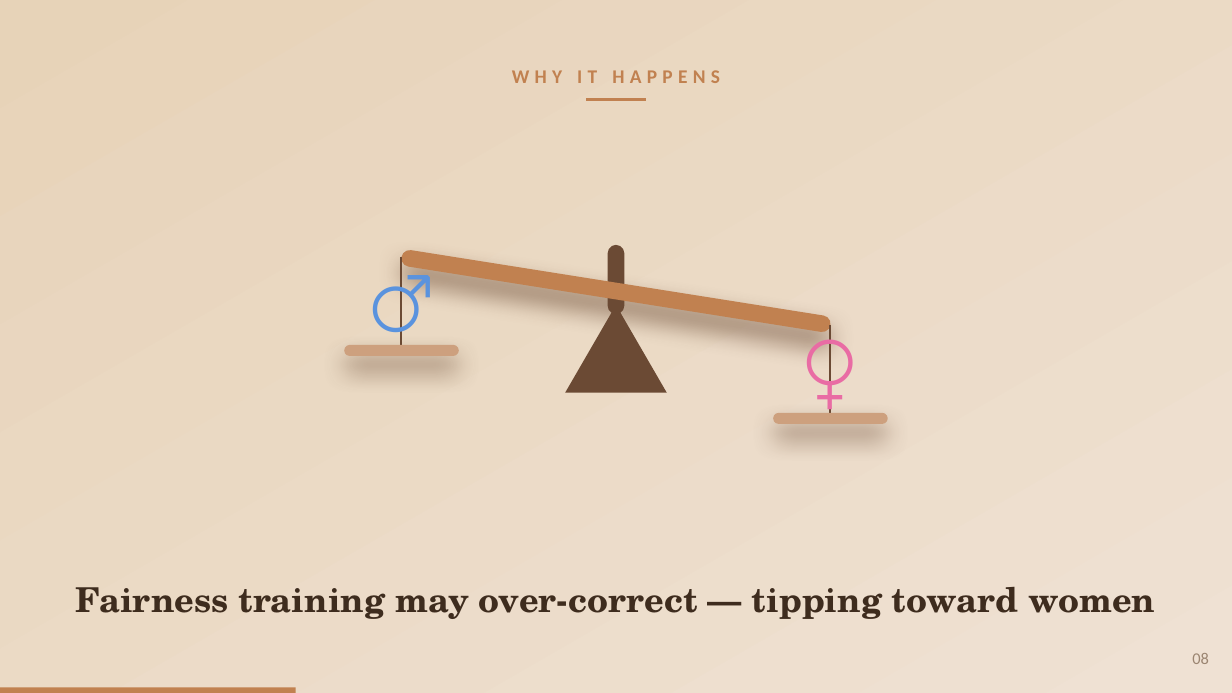
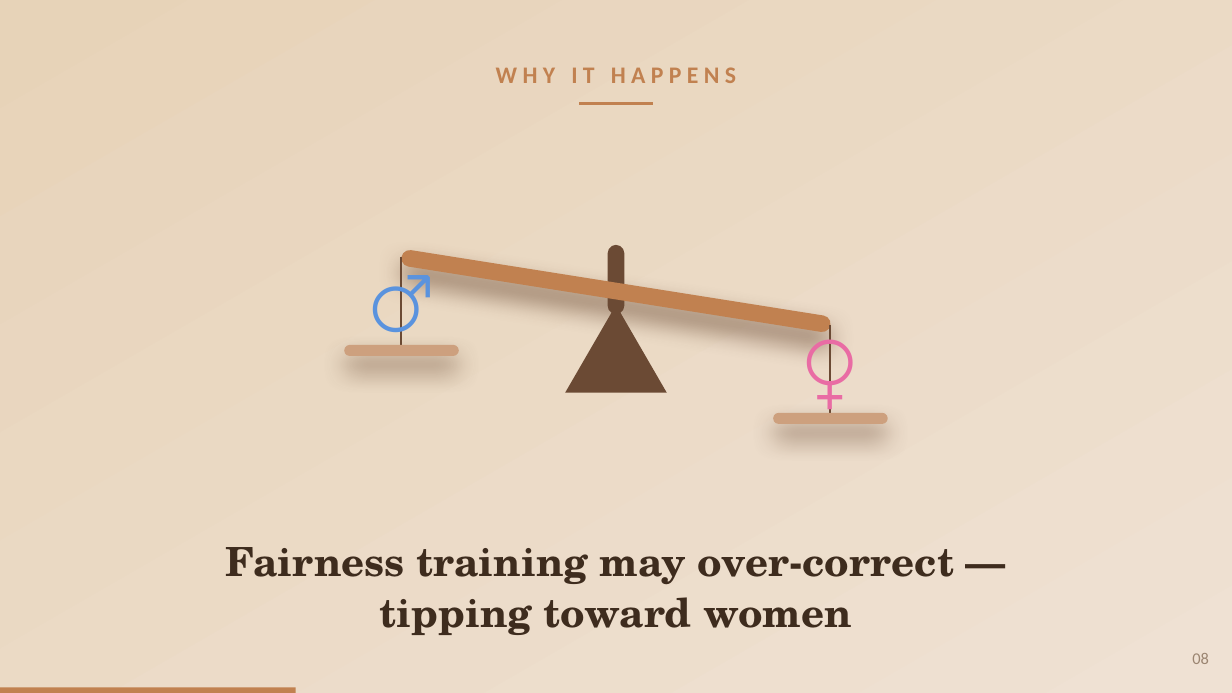
Before and after one commit to pwagle16/visual_communication, a slide deck: slide 8 of presentation/gender_bias_llm_hiring.pptx. Drawn at 1232x693 pixels with LibreOffice and Linux fonts; fonts in the diff are those of the drawing. Boxes give left, top, right and bottom in pixels: in the first picture for what was removed or moved away, otherwise in the second. Text is boxed around its words. In the diff, an @@ line names an element or a change of style, - is before the commit and + after.

```diff
--- a/presentation/gender_bias_llm_hiring.pptx
+++ b/presentation/gender_bias_llm_hiring.pptx
@@ text "WHY IT HAPPENS" at box(496, 67, 736, 83): size 15.1 to 18.6 pt @@
@@ elbow line moved from (587, 100) - (646, 100) to (579, 104) - (653, 104) @@
@@ elbow line (579, 104) - (653, 104): stroke #C18150 2.2 pt to #C18150 2.4 pt @@
@@ text at box(225, 547, 955, 635): text changed; size 26.7 to 31.3 pt @@
-Fairness training may over-correct — tipping toward women
+Fairness training may over-correct —
+tipping toward women
```
Also in this commit, not shown: 9 other slides changed, 1 other file.
